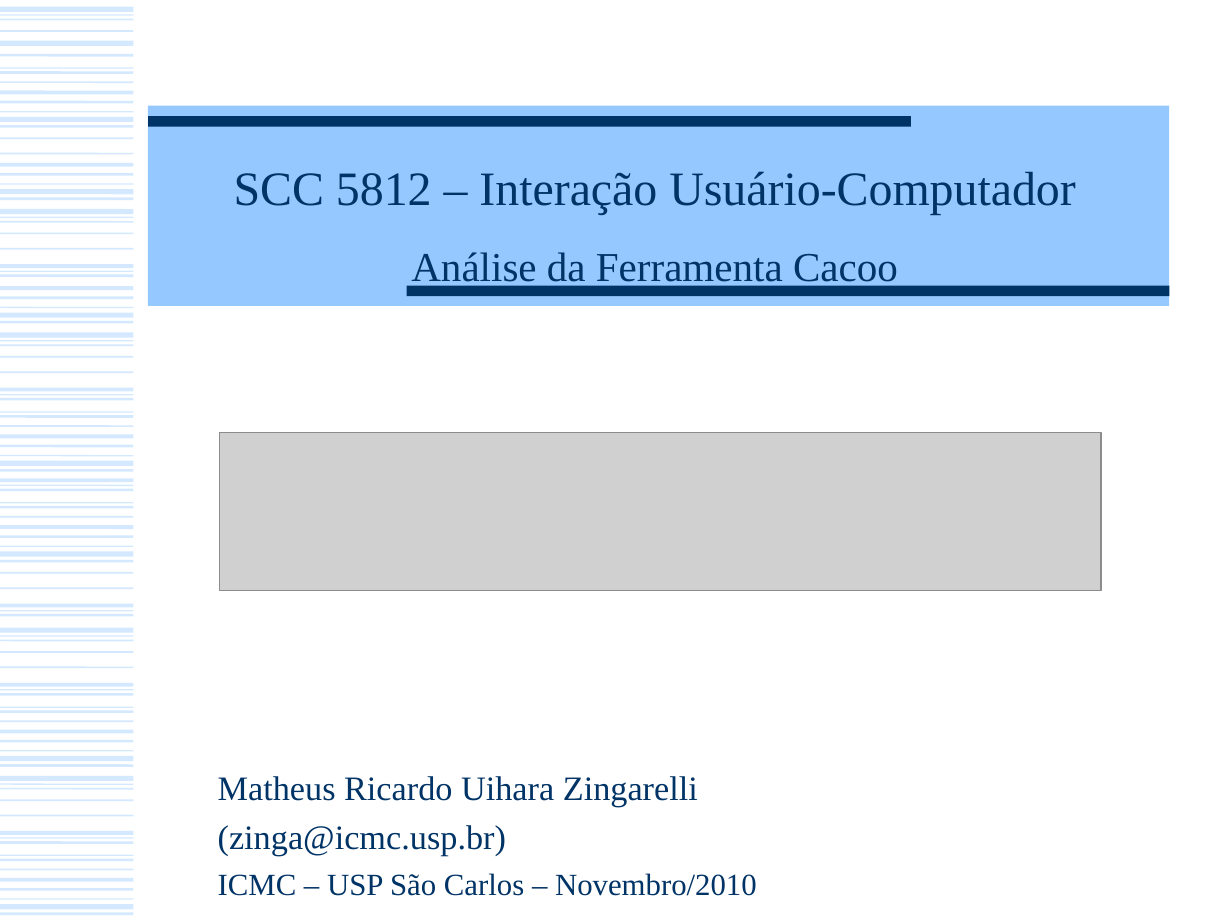
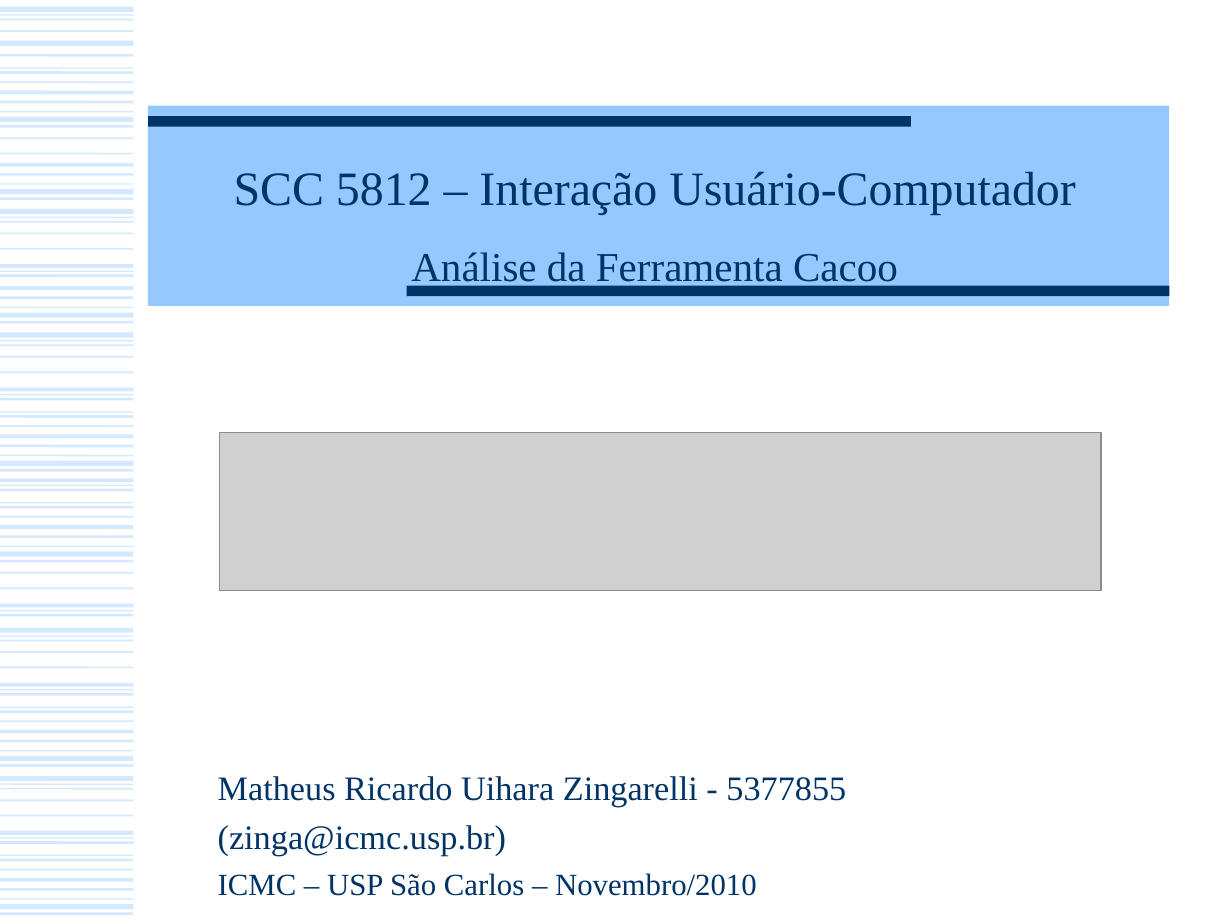
Before and after one commit to andrecurvello/tests-zingarelli, a slide deck: slide 1 of 2-Disciplinas/HCI/Monografia-Ferramenta-Prototipacao/Apresentacao-Cacoo.ppt. Drawn at 1232x924 pixels with LibreOffice and Linux fonts; fonts in the diff are those of the drawing; grey boxes stand for pictures. Boxes give left, top, right and bottom in pixels: in the first picture for what was removed or moved away, otherwise in the second. Text is boxed around its words. In the diff, an @@ line names an element or a change of style, - is before the commit and + after.

Commit message:
Finalização da apresentação da ferramenta Cacoo - HCI

```diff
--- a/2-Disciplinas/HCI/Monografia-Ferramenta-Prototipacao/Apresentacao-Cacoo.ppt
+++ b/2-Disciplinas/HCI/Monografia-Ferramenta-Prototipacao/Apresentacao-Cacoo.ppt
@@ subtitle at (x1=218, y1=776, x2=846, y2=807): text changed @@
-Matheus Ricardo Uihara Zingarelli
+Matheus Ricardo Uihara Zingarelli - 5377855
```
Also in this commit, not shown: 5 other slides changed, 2 slides added, 4 other files.
